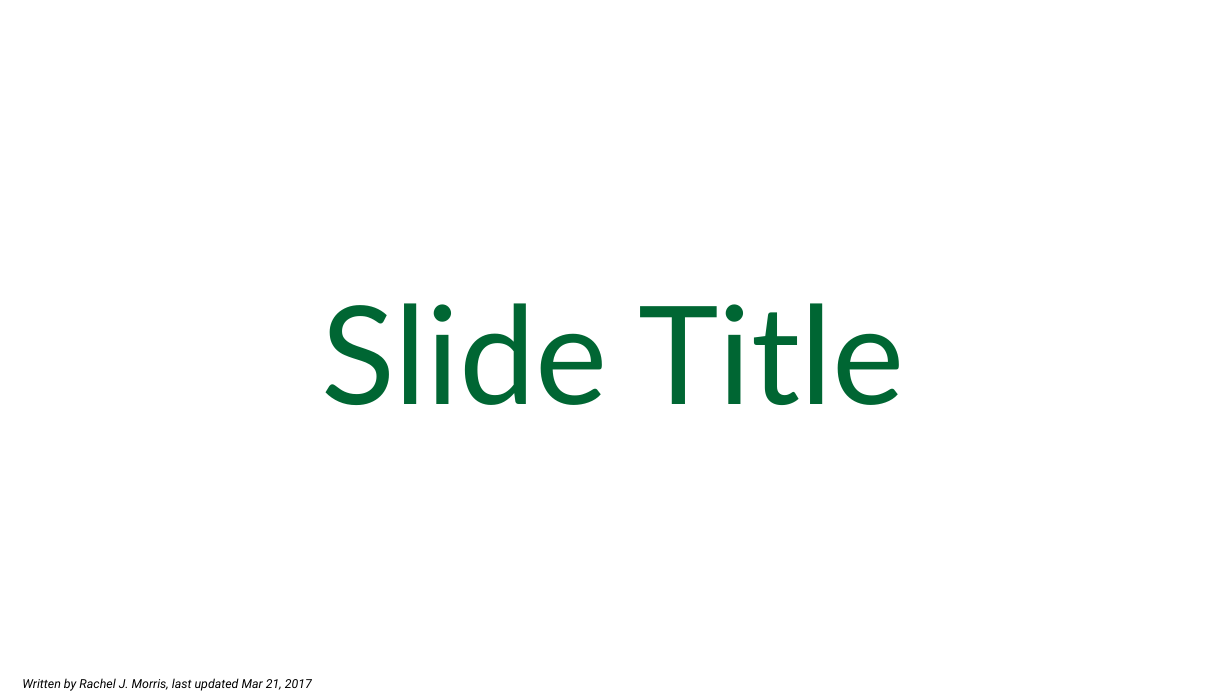
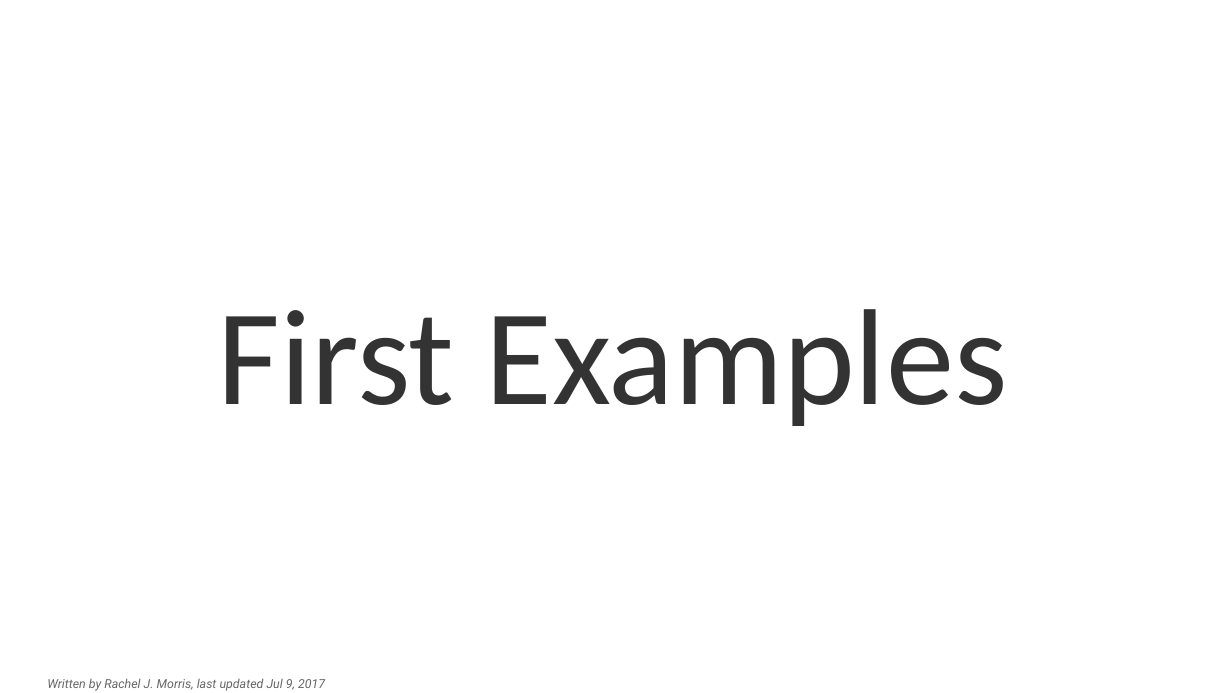
Before and after one commit to mariamhabib/CS250-Data-Structures, a slide deck: slide 1 of Lectures/TEMPLATE_16_9.odp. Drawn at 1232x693 pixels with LibreOffice and Linux fonts; fonts in the diff are those of the drawing; background and template pictures are left out. Boxes give left, top, right and bottom in pixels: in the first picture for what was removed or moved away, otherwise in the second. Text is boxed around its words. In the diff, an @@ line names an element or a change of style, - is before the commit and + after.

```diff
--- a/Lectures/TEMPLATE_16_9.odp
+++ b/Lectures/TEMPLATE_16_9.odp
@@ title at bbox=[218, 309, 1007, 426]: text changed; font Lato to Calibri; text colour #006633 to #333333 @@
-Slide Title
+First Examples
@@ text at bbox=[47, 679, 325, 691]: text changed; text colour #000000 to #666666 @@
-Written by Rachel J. Morris, last updated Mar 21, 2017
+Written by Rachel J. Morris, last updated Jul 9, 2017
```
Also in this commit, not shown: 1 other slide changed, 3 slides added, 1 slide removed, 17 other files.
